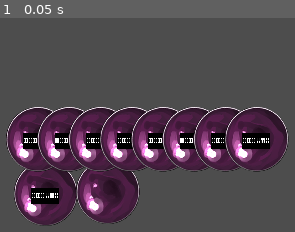
Above: before the commit, frame 1.
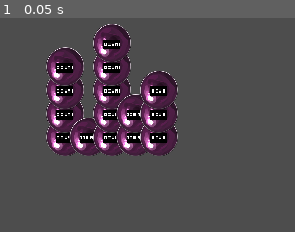
Above: after the commit, the same moment.

Repository: HeyWhyStop/Boba_Sort
Game: Godot game, scene res://bubble_test.tscn
The game is run twice, just before and just after one commit, with the same random seed, the same clock (stepped at 60 frames per second) and the same inputs. This scene is started directly instead of the project's main scene.
Inputs:
- Up to frame 1 (0.05 s): no input

The runs differ from the first frame. In frame 1, 42% of the frame differs, in the area x 2-98%, y 2-98%.

Commit message:
variable tower height
lets random num generator generate towers of variable height

Diff:
--- a/Boba-Game/Scenes/bubble_tower_test.tscn
+++ b/Boba-Game/Scenes/bubble_tower_test.tscn
@@ -1,9 +1,11 @@
-[gd_scene load_steps=3 format=3 uid="uid://cmiyamwqyl28a"]
+[gd_scene load_steps=4 format=3 uid="uid://cmiyamwqyl28a"]
 
 [ext_resource type="Texture2D" uid="uid://4f3pvya6l1dv" path="res://Assets/enderpearl.png" id="1_6ls5c"]
+[ext_resource type="Script" path="res://Scripts/bubble_tower_.gd" id="1_f02bc"]
 [ext_resource type="Texture2D" uid="uid://bwec4ju66infm" path="res://Assets/platform_player.png" id="2_strjq"]
 
 [node name="Node2D" type="Node2D"]
+script = ExtResource("1_f02bc")
 
 [node name="Sprite2D" type="Sprite2D" parent="."]
 texture = ExtResource("1_6ls5c")
--- a/Boba-Game/Scripts/bubble_sort.gd
+++ b/Boba-Game/Scripts/bubble_sort.gd
@@ -1,9 +1,11 @@
 extends Node
 
 @export var size = 5
+@export var dist_x = 250
+@export var dist_y = 250
 
 var size_arr = []
-var bubble_tower_base = load("res://Scenes/bubble_tower_test.tscn");
+var bubble_tower_base = load("res://Scenes/bubble_tower_test.tscn")
 var bbl_arr = []
 
 
@@ -17,11 +19,14 @@
 		if(size_arr.find(rand_int) < 0):
 			size_arr.append(rand_int)
 			var child = bubble_tower_base.instantiate()
-			child.position.x = self.position.x
-			child.position.y = self.position.y
+			child.init(dist_y, size_arr[-1] - 1, self.position.x, -dist_y)
+			#child.get_script().size = self.size - 1
+			#child.position.x = self.position.x
+			#child.position.y = self.position.y
 			bbl_arr.append(child)
 			self.add_child(bbl_arr[-1])
-			self.position.x += 200
+			child.copy_up()
+			self.position.x += dist_x
 			print(bbl_arr[-1].name)
 
 	for i in size_arr:
--- a/Boba-Game/Scripts/bubble_tower_.gd
+++ b/Boba-Game/Scripts/bubble_tower_.gd
@@ -1,9 +1,16 @@
 extends Node
 
+var bubble_sort_base = load("res://Scenes/bubble_tower_test.tscn")
 #var parent = self.get_parent().get_script()
+#var parent_script
+var dist_y
+var size
 
 # Called when the node enters the scene tree for the first time.
 func _ready() -> void:
+	#parent_script = self.get_parent().get_script()
+	#size = parent_script.size - 1
+	#dist_y = parent_script.dist_y
 	print(self.name)
 	#var child_node = self.get_child(0)
 	#print(child_node.name)
@@ -13,3 +20,23 @@
 # Called every frame. 'delta' is the elapsed time since the previous frame.
 func _process(delta: float) -> void:
 	pass
+
+
+func init(other_dist_y, other_size, pos_x, pos_y) -> void:
+	self.position.x = pos_x
+	self.position.y = pos_y
+	dist_y = other_dist_y
+	size = other_size
+	print("size = ", size)
+func copy_up():
+	if(size <= 0):
+		return
+	var copy = bubble_sort_base.instantiate()
+	copy.init(dist_y, size - 1, 0, -dist_y)
+	#copy.position.x = self.position.x
+	#copy.position.y = self.position.y + dist_y
+	#copy.get_script().size = self.size - 1
+	#copy.get_script().dis_y = self.dist_y
+	self.add_child(copy)
+	copy.copy_up()
+	pass
--- a/Boba-Game/bubble_test.tscn
+++ b/Boba-Game/bubble_test.tscn
@@ -1,26 +1,11 @@
-[gd_scene load_steps=5 format=3 uid="uid://denyqxrtydmkb"]
+[gd_scene load_steps=2 format=3 uid="uid://denyqxrtydmkb"]
 
 [ext_resource type="Script" path="res://Scripts/bubble_sort.gd" id="1_djtgj"]
-[ext_resource type="Script" path="res://Scripts/bubble_tower_.gd" id="2_tu52r"]
-[ext_resource type="Texture2D" uid="uid://4f3pvya6l1dv" path="res://Assets/enderpearl.png" id="2_wwry5"]
-[ext_resource type="PackedScene" uid="uid://cmiyamwqyl28a" path="res://Scenes/bubble_tower_test.tscn" id="3_y03lx"]
 
 [node name="Node2D" type="Node2D"]
 script = ExtResource("1_djtgj")
-size = 8
 metadata/size = 9
-
-[node name="bbl_twr_test_bdy" parent="." instance=ExtResource("3_y03lx")]
-position = Vector2(50, 348.132)
-
-[node name="bubble_tower_body" type="Sprite2D" parent="."]
-position = Vector2(448, 336)
-texture = ExtResource("2_wwry5")
-
-[node name="bubble_tower" type="Node2D" parent="."]
-scale = Vector2(2, 10)
-script = ExtResource("2_tu52r")
 
 [node name="Camera2D" type="Camera2D" parent="."]
 position = Vector2(448, 336)
-zoom = Vector2(0.25, 0.25)
+zoom = Vector2(0.15, 0.15)
